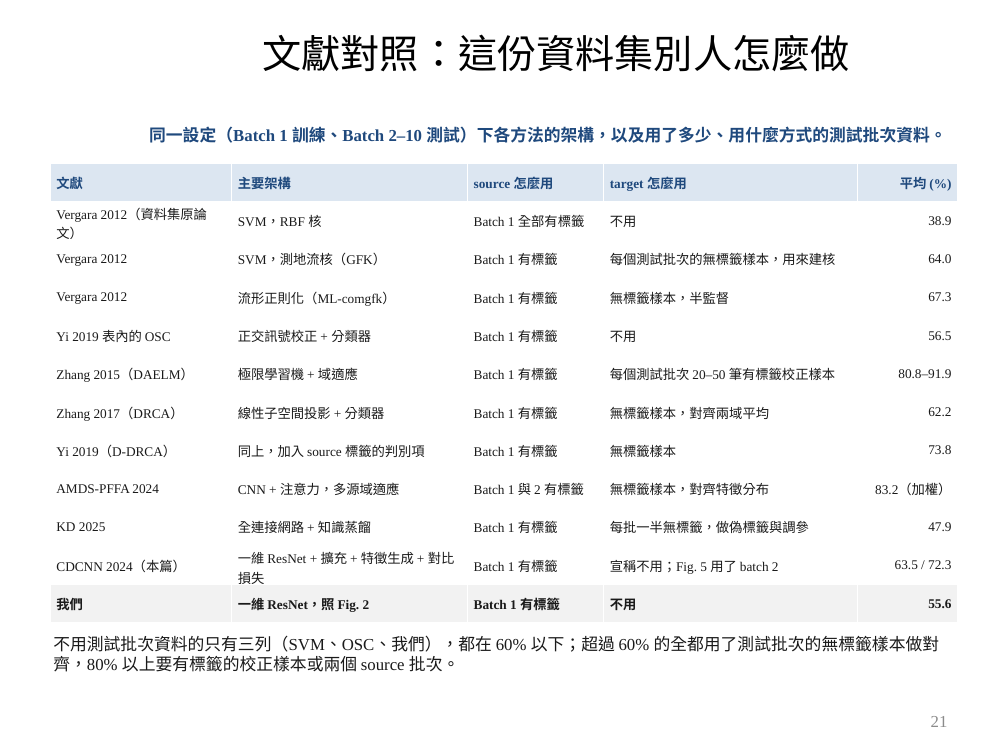
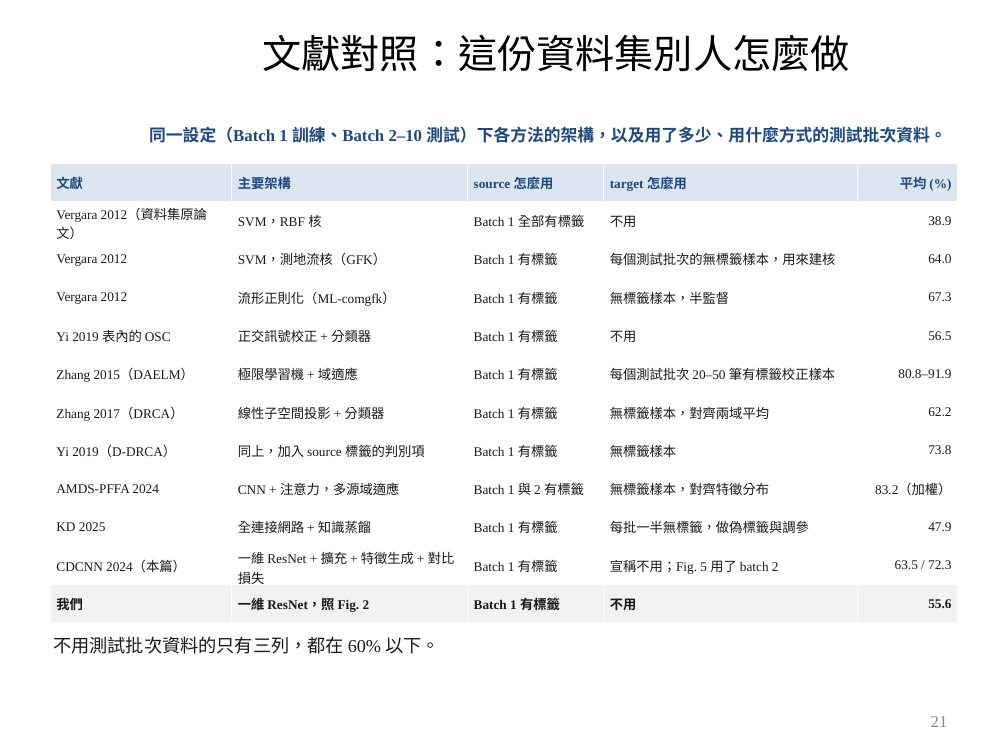
Before and after one commit to wintera1233/cdcnn, a slide deck: slide 21 of reports/09-22-merged.pptx. Drawn at 1008x756 pixels with LibreOffice and Linux fonts; fonts in the diff are those of the drawing; background and template pictures are left out. Boxes give left, top, right and bottom in pixels: in the first picture for what was removed or moved away, otherwise in the second. Text is boxed around its words. In the diff, an @@ line names an element or a change of style, - is before the commit and + after.

```diff
--- a/reports/09-22-merged.pptx
+++ b/reports/09-22-merged.pptx
@@ text at bbox=[53, 636, 441, 654]: text changed; size 12 to 13 pt @@
-不用測試批次資料的只有三列（SVM、OSC、我們），都在 60% 以下；超過 60% 的全都用了測試批次的無標籤樣本做對齊，80% 以上要有標籤的校正樣本或兩個 source 批次。
+不用測試批次資料的只有三列，都在 60% 以下。
```
Also in this commit, not shown: 10 other slides changed, 2 other files.
